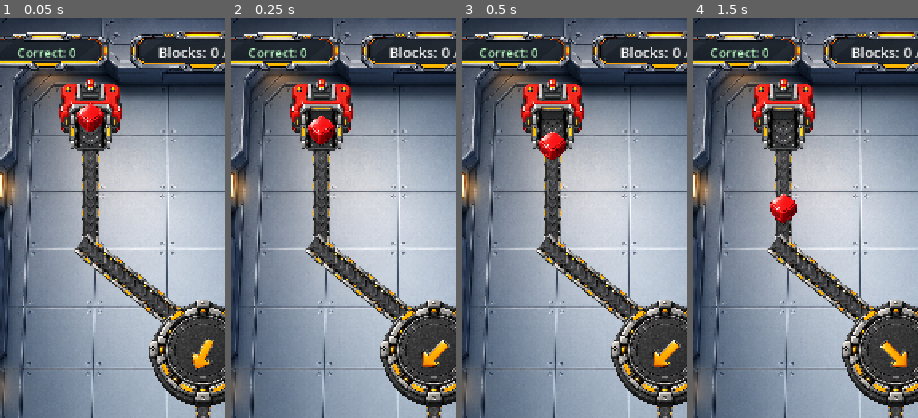
Above: before the commit, frames 1-4 (left to right).
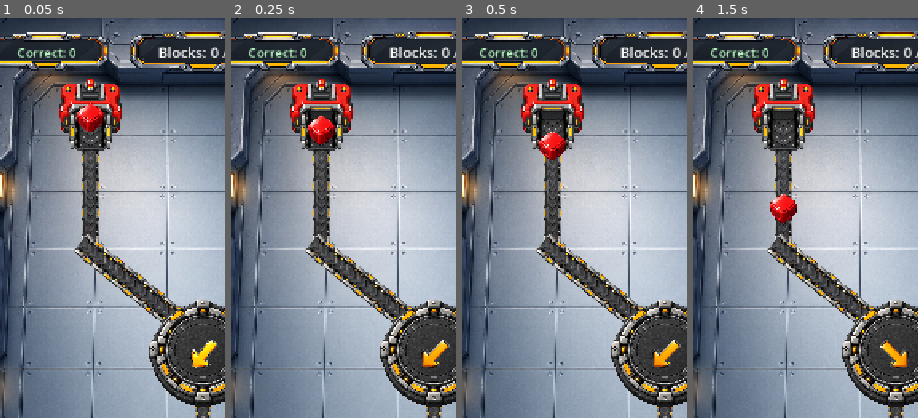
Above: after the commit, the same moments.

Repository: ArsenDev96/kinetic-conveyor
Game: Godot game, scene res://level_1.tscn
Same seed, same stepped clock (60 frames per second), same inputs: the game is played once before the commit and once after it.
Inputs (mouse positions are % of the whole screen's width and height, from its top left):
- Up to frame 1 (0.05 s): no input
- Up to frame 2 (0.25 s): no input
- Up to frame 3 (0.5 s): no input
- Up to frame 4 (1.5 s): tap Enter at 0.5 s; drag from (50, 42) to (60, 28) at 0.52 s; drag from (30, 55) to (50, 42) at 1.27 s
The pictures show only the part of the screen within x 5-55%, y 0-50%; the shares and areas given below are measured in that part.

The runs differ from the first frame. In frame 1, 0.5% of the frame differs, in the area x 84-97%, y 80-89%; in frame 2, nothing differs; in frame 3, nothing differs; in frame 4, nothing differs.

Commit message:
Improve junction input and feedback
Co-Authored-By: Claude Opus 5 (1M context) <noreply@anthropic.com>
Claude-Session: https://claude.ai/code/session_013dyA7Rx8g69ZJZ6c7YsoPU

Diff:
--- a/junction_controller.gd
+++ b/junction_controller.gd
@@ -1,23 +1,45 @@
 extends Area2D
 
 enum Route { LEFT, RIGHT }
+
+const ROUTE_ROTATION_LEFT := PI / 4.0
+const ROUTE_ROTATION_RIGHT := -PI / 4.0
+const INPUT_DEBOUNCE_MSEC := 85
+const PRESS_SCALE := 0.92
+const PRESS_DOWN_DURATION := 0.05
+const PRESS_RELEASE_DURATION := 0.11
+const ROTATION_DURATION := 0.18
+const PULSE_BRIGHTNESS := 1.35
+const PULSE_IN_DURATION := 0.1
+const PULSE_OUT_DURATION := 0.15
 
 @export var initial_route: Route = Route.LEFT
 
 var current_route: Route:
 	set(value):
 		current_route = value
-		if is_node_ready():
-			_update_direction_marker()
+		_apply_route_visuals()
+var interaction_enabled := true
 var _last_toggle_time := -1000
-var interaction_enabled := true
+var _base_arrow_modulate := Color.WHITE
+var _pulse_arrow_modulate := Color.WHITE
 var _rotation_tween: Tween
+var _press_tween: Tween
+var _pulse_tween: Tween
+@onready var junction_visual: Node2D = $JunctionVisual
 @onready var direction_marker: Node2D = $JunctionVisual/DirectionMarker
+@onready var direction_arrow: Sprite2D = $JunctionVisual/DirectionMarker/DirectionArrow
 
 
 func _ready() -> void:
+	_base_arrow_modulate = direction_arrow.modulate
+	_pulse_arrow_modulate = Color(
+		_base_arrow_modulate.r * PULSE_BRIGHTNESS,
+		_base_arrow_modulate.g * PULSE_BRIGHTNESS,
+		_base_arrow_modulate.b * PULSE_BRIGHTNESS,
+		_base_arrow_modulate.a
+	)
 	current_route = initial_route
-	_update_direction_marker()
 
 
 func _input_event(_viewport: Node, event: InputEvent, _shape_idx: int) -> void:
@@ -25,20 +47,17 @@
 		_try_toggle()
 
 
-func _unhandled_input(event: InputEvent) -> void:
-	if not _is_press(event):
-		return
-
-	var pointer_position: Vector2 = event.position
-	if Rect2(270, 460, 180, 160).has_point(pointer_position):
-		_try_toggle()
-
-
+# A touchscreen tap can also raise a synthesized mouse button event when
+# emulate_mouse_from_touch is on. Emulation is left enabled globally so that
+# regular UI controls keep working, so the synthesized copy is filtered here
+# instead: one physical tap must produce exactly one toggle.
 func _is_press(event: InputEvent) -> bool:
-	if event is InputEventMouseButton:
-		return event.button_index == MOUSE_BUTTON_LEFT and event.pressed
 	if event is InputEventScreenTouch:
 		return event.pressed
+	if event is InputEventMouseButton:
+		if event.device == InputEvent.DEVICE_ID_EMULATION:
+			return false
+		return event.button_index == MOUSE_BUTTON_LEFT and event.pressed
 	return false
 
 
@@ -46,16 +65,16 @@
 	if not interaction_enabled:
 		return
 	var now := Time.get_ticks_msec()
-	if now - _last_toggle_time < 200:
+	if now - _last_toggle_time < INPUT_DEBOUNCE_MSEC:
 		return
 	_last_toggle_time = now
+	_play_press_animation()
 	toggle_route()
 	get_viewport().set_input_as_handled()
 
 
 func toggle_route() -> void:
 	current_route = Route.RIGHT if current_route == Route.LEFT else Route.LEFT
-	_update_direction_marker()
 
 
 func is_routing_left() -> bool:
@@ -67,13 +86,34 @@
 	input_pickable = enabled
 
 
-func _update_direction_marker() -> void:
-	var target_rotation := PI / 4.0 if current_route == Route.LEFT else -PI / 4.0
+func _apply_route_visuals() -> void:
+	var target_rotation := ROUTE_ROTATION_LEFT if current_route == Route.LEFT else ROUTE_ROTATION_RIGHT
 	if not is_node_ready():
 		direction_marker.rotation = target_rotation
 		return
 	if _rotation_tween != null:
 		_rotation_tween.kill()
 	_rotation_tween = create_tween()
-	_rotation_tween.set_trans(Tween.TRANS_QUAD).set_ease(Tween.EASE_OUT)
-	_rotation_tween.tween_property(direction_marker, "rotation", target_rotation, 0.15)
+	_rotation_tween.set_trans(Tween.TRANS_BACK).set_ease(Tween.EASE_OUT)
+	_rotation_tween.tween_property(direction_marker, "rotation", target_rotation, ROTATION_DURATION)
+	_play_arrow_pulse()
+
+
+func _play_press_animation() -> void:
+	if _press_tween != null:
+		_press_tween.kill()
+	_press_tween = create_tween()
+	_press_tween.set_trans(Tween.TRANS_QUAD).set_ease(Tween.EASE_OUT)
+	_press_tween.tween_property(junction_visual, "scale", Vector2.ONE * PRESS_SCALE, PRESS_DOWN_DURATION)
+	_press_tween.set_trans(Tween.TRANS_BACK).set_ease(Tween.EASE_OUT)
+	_press_tween.tween_property(junction_visual, "scale", Vector2.ONE, PRESS_RELEASE_DURATION)
+
+
+func _play_arrow_pulse() -> void:
+	if _pulse_tween != null:
+		_pulse_tween.kill()
+	direction_arrow.modulate = _base_arrow_modulate
+	_pulse_tween = create_tween()
+	_pulse_tween.set_trans(Tween.TRANS_SINE).set_ease(Tween.EASE_OUT)
+	_pulse_tween.tween_property(direction_arrow, "modulate", _pulse_arrow_modulate, PULSE_IN_DURATION)
+	_pulse_tween.tween_property(direction_arrow, "modulate", _base_arrow_modulate, PULSE_OUT_DURATION)
--- a/level_1.tscn
+++ b/level_1.tscn
@@ -163,15 +163,14 @@
 script = ExtResource("2_junction_controller")
 
 [node name="JunctionVisual" type="Node2D" parent="Junction"]
+position = Vector2(360, 540)
 
 [node name="JunctionHousing" type="Sprite2D" parent="Junction/JunctionVisual" unique_id=1962268262]
 texture_filter = 1
-position = Vector2(360, 540)
 scale = Vector2(0.14354, 0.14354)
 texture = ExtResource("11_junction")
 
 [node name="DirectionMarker" type="Node2D" parent="Junction/JunctionVisual" unique_id=193270197]
-position = Vector2(360, 540)
 z_index = 1
 
 [node name="DirectionArrow" type="Sprite2D" parent="Junction/JunctionVisual/DirectionMarker" unique_id=383643162]
